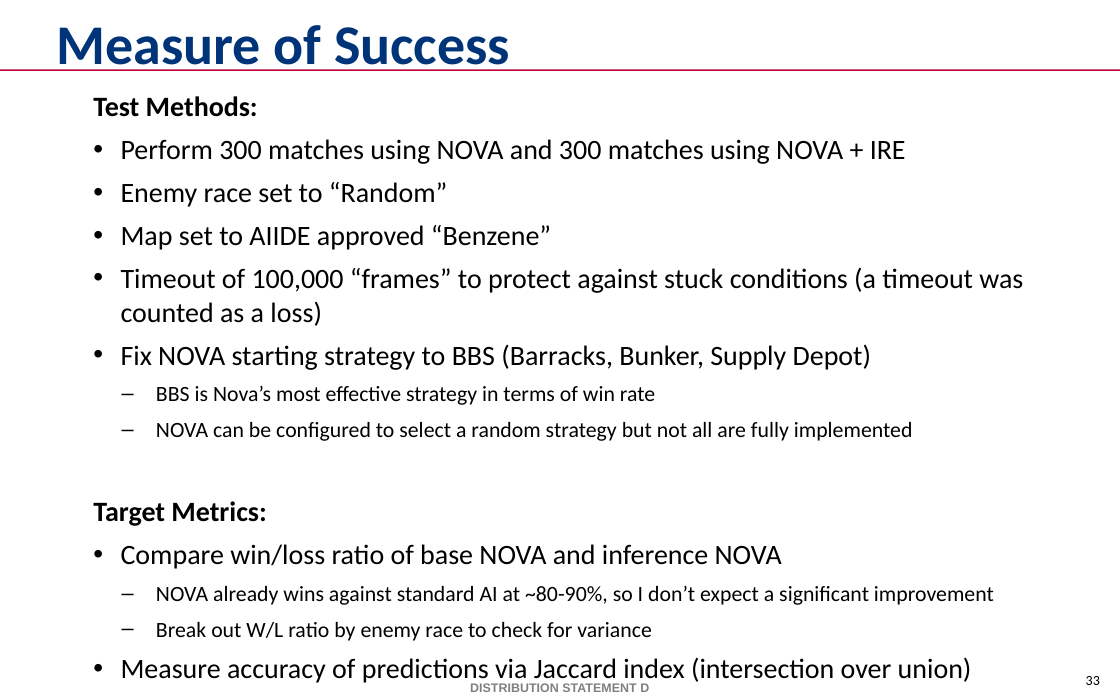
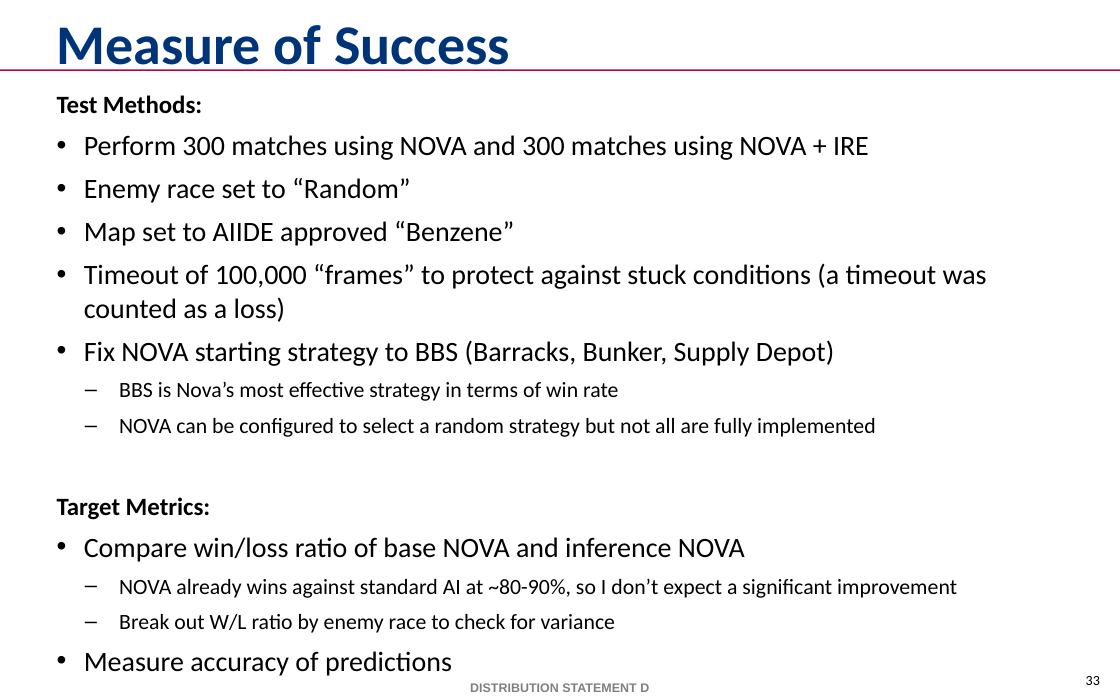
Before and after one commit to mikewkozak/IRE, a slide deck: slide 33 of Documentation/Thesis/Submission Draft/mkozak - Intent Recognition Engine.pptx. Drawn at 1120x700 pixels with LibreOffice and Linux fonts; fonts in the diff are those of the drawing; background and template pictures are left out. Boxes give left, top, right and bottom in pixels: in the first picture for what was removed or moved away, otherwise in the second. Text is boxed around its words. In the diff, an @@ line names an element or a change of style, - is before the commit and + after.

```diff
--- a/Documentation/Thesis/Submission Draft/mkozak - Intent Recognition Engine.pptx
+++ b/Documentation/Thesis/Submission Draft/mkozak - Intent Recognition Engine.pptx
@@ text "Test Methods:": place and size @@
-text "Test Methods:" at [93,96,1023,685]
+text "Test Methods:" at [57,95,987,676]
@@ text at [57,95,211,520]: size 18 to 16 pt in "Test Methods:", "Target Metrics:" @@
@@ text at [84,651,452,676]: text changed @@
-• Measure accuracy of predictions via Jaccard index (intersection over union)
+• Measure accuracy of predictions
```
Also in this commit, not shown: 2 other slides changed, 4 slides added, 6 other files.
